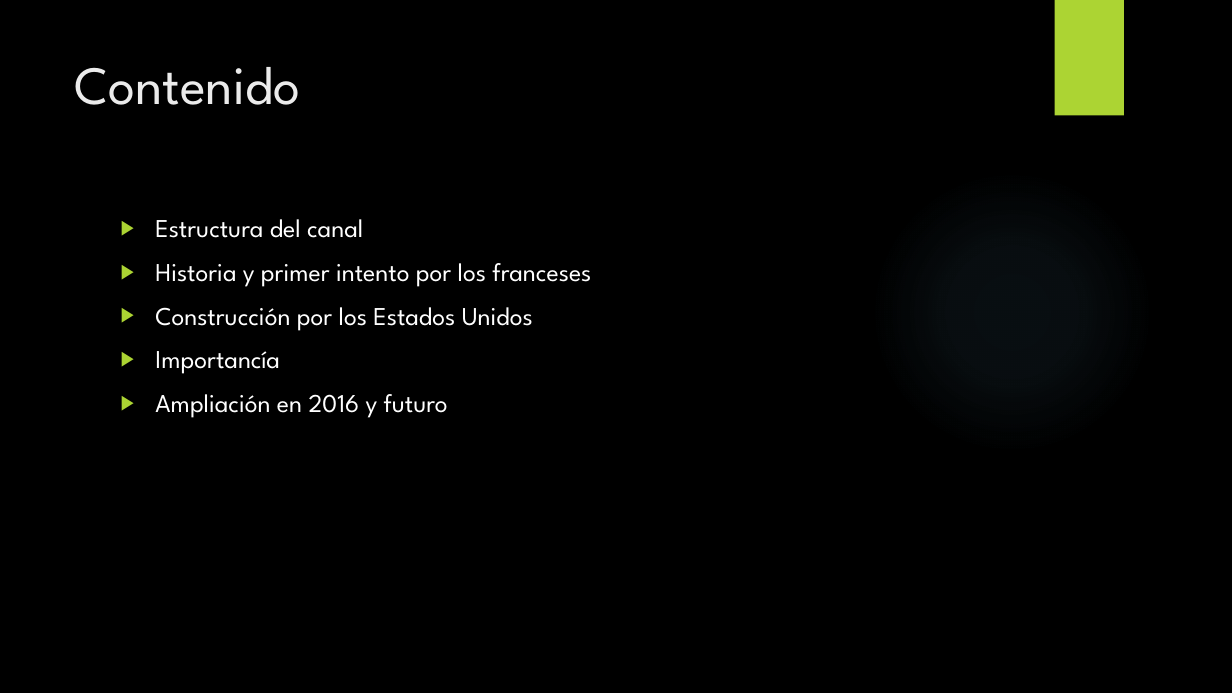
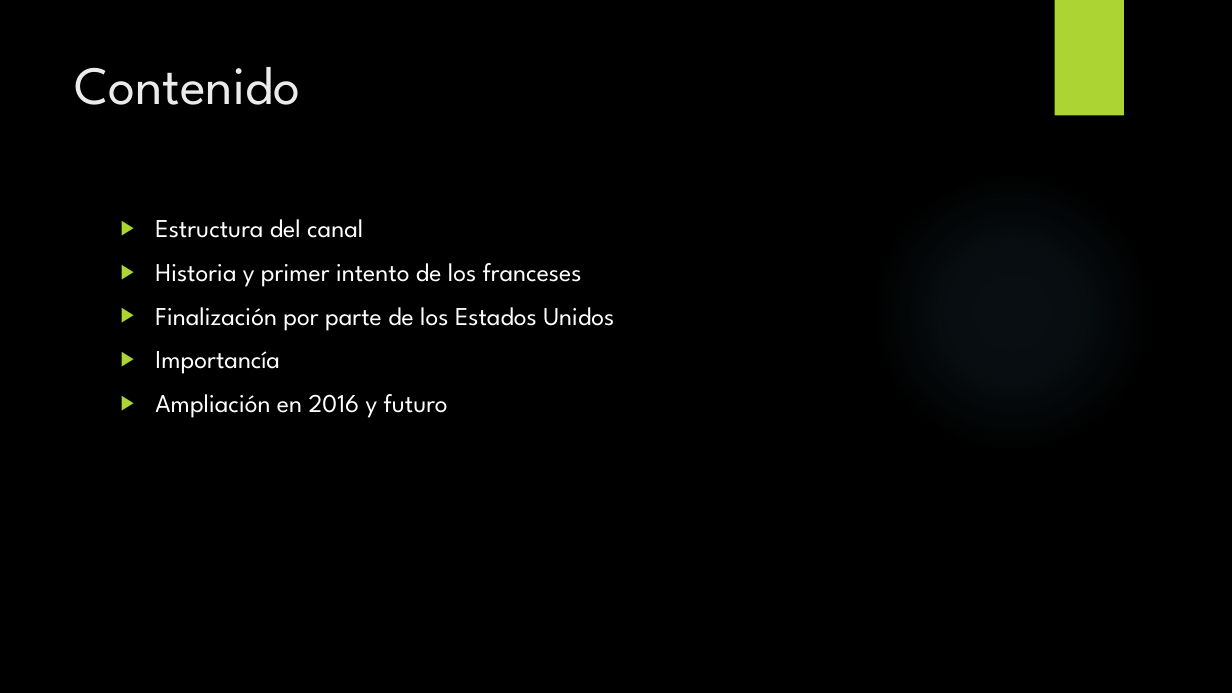
Before and after one commit to JannisLiebscher/studium, a slide deck: slide 2 of Semester 7/Spanisch/Canal de Panmá.pptx. Drawn at 1232x693 pixels with LibreOffice and Linux fonts; fonts in the diff are those of the drawing; background and template pictures are left out. Boxes give left, top, right and bottom in pixels: in the first picture for what was removed or moved away, otherwise in the second. Text is boxed around its words. In the diff, an @@ line names an element or a change of style, - is before the commit and + after.

```diff
--- a/Semester 7/Spanisch/Canal de Panmá.pptx
+++ b/Semester 7/Spanisch/Canal de Panmá.pptx
@@ text at (x1=155, y1=263, x2=614, y2=331): text changed @@
-▶ Historia y primer intento por los franceses
-▶ Construcción por los Estados Unidos
+▶ Historia y primer intento de los franceses
+▶ Finalización por parte de los Estados Unidos
```
Also in this commit, not shown: 10 other slides changed, 1 slide added, 1 slide removed, 4 other files.
